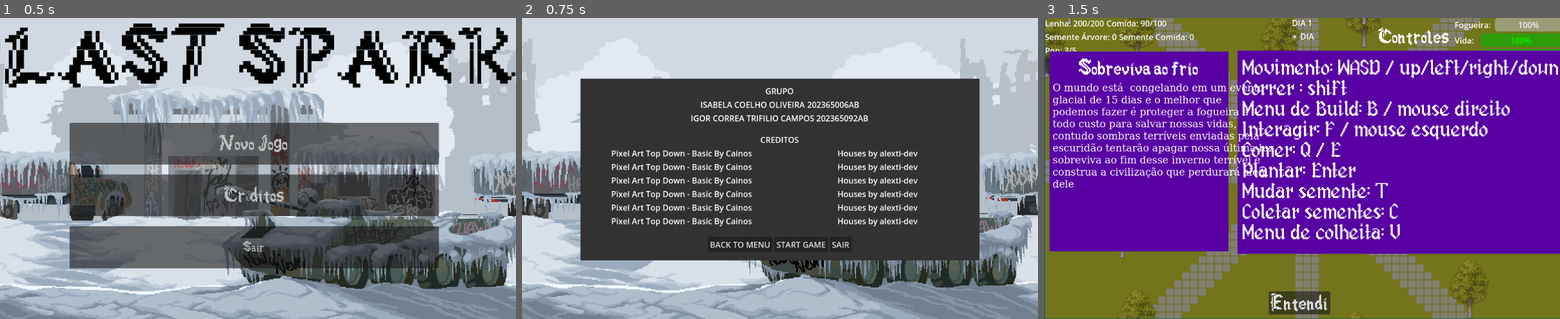
Above: before the commit, frames 1-3 (left to right).
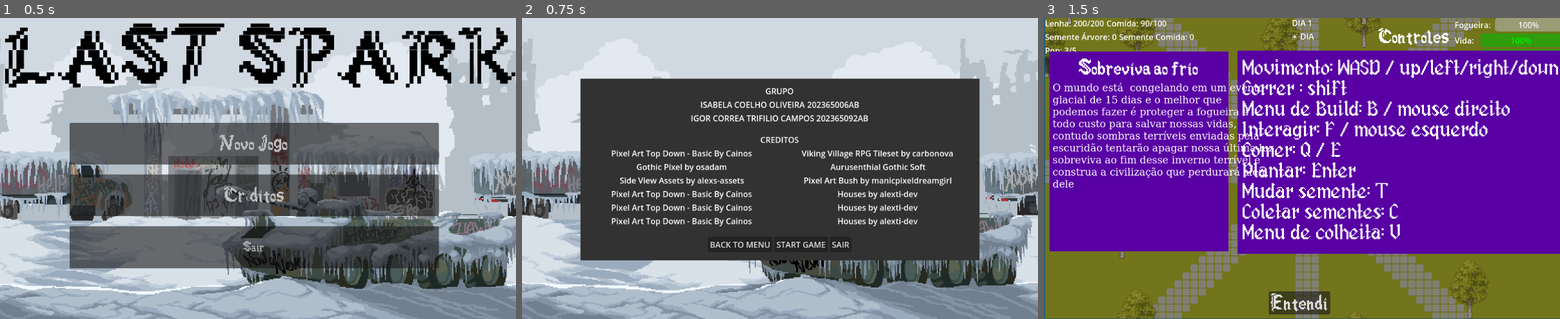
Above: after the commit, the same moments.

Repository: Isabeautiful/last-spark
Game: Godot game, scene res://Scenes/UI/main_menu.tscn
The game is run twice, just before and just after one commit, with the same random seed, the same clock (stepped at 60 frames per second) and the same inputs.
Inputs:
- Up to frame 1 (0.5 s): no input
- Up to frame 2 (0.75 s): click "Créditos" at 0.5 s
- Up to frame 3 (1.5 s): click "START GAME" at 1.25 s

Frame 1 is identical in both runs. In frame 2, 1.7% of the frame differs, in the area x 17-84%, y 44-56%; in frame 3, nothing differs.

Commit message:
adiciona creditos do itch

Diff:
--- a/Scenes/UI/credits.tscn
+++ b/Scenes/UI/credits.tscn
@@ -122,7 +122,7 @@
 [node name="Titulo2" type="Label" parent="VBoxContainer/AssetsContainer/Asset2"]
 layout_mode = 2
 size_flags_horizontal = 3
-text = "Houses by alexti-dev"
+text = "Viking Village RPG Tileset by carbonova"
 horizontal_alignment = 1
 vertical_alignment = 1
 
@@ -132,13 +132,13 @@
 [node name="Titulo" type="Label" parent="VBoxContainer/AssetsContainer/Asset3"]
 layout_mode = 2
 size_flags_horizontal = 3
-text = "Pixel Art Top Down - Basic By Cainos"
+text = "Gothic Pixel by osadam"
 horizontal_alignment = 1
 
 [node name="Titulo2" type="Label" parent="VBoxContainer/AssetsContainer/Asset3"]
 layout_mode = 2
 size_flags_horizontal = 3
-text = "Houses by alexti-dev"
+text = "Aurusenthial Gothic Soft"
 horizontal_alignment = 1
 
 [node name="Asset4" type="HBoxContainer" parent="VBoxContainer/AssetsContainer"]
@@ -147,13 +147,13 @@
 [node name="Titulo" type="Label" parent="VBoxContainer/AssetsContainer/Asset4"]
 layout_mode = 2
 size_flags_horizontal = 3
-text = "Pixel Art Top Down - Basic By Cainos"
+text = "Side View Assets by alexs-assets"
 horizontal_alignment = 1
 
 [node name="Titulo2" type="Label" parent="VBoxContainer/AssetsContainer/Asset4"]
 layout_mode = 2
 size_flags_horizontal = 3
-text = "Houses by alexti-dev"
+text = "Pixel Art Bush by manicpixeldreamgirl"
 horizontal_alignment = 1
 
 [node name="Asset5" type="HBoxContainer" parent="VBoxContainer/AssetsContainer"]
